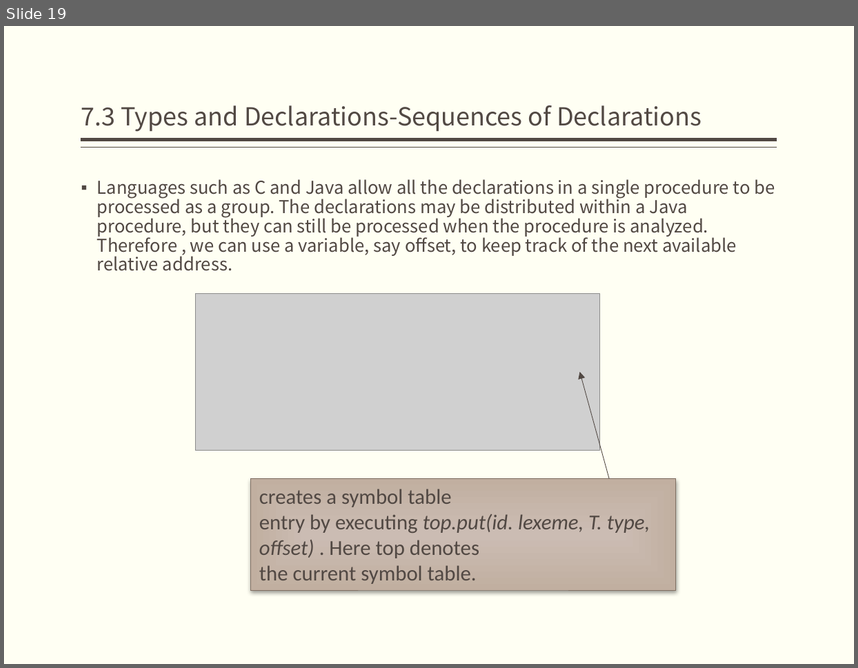
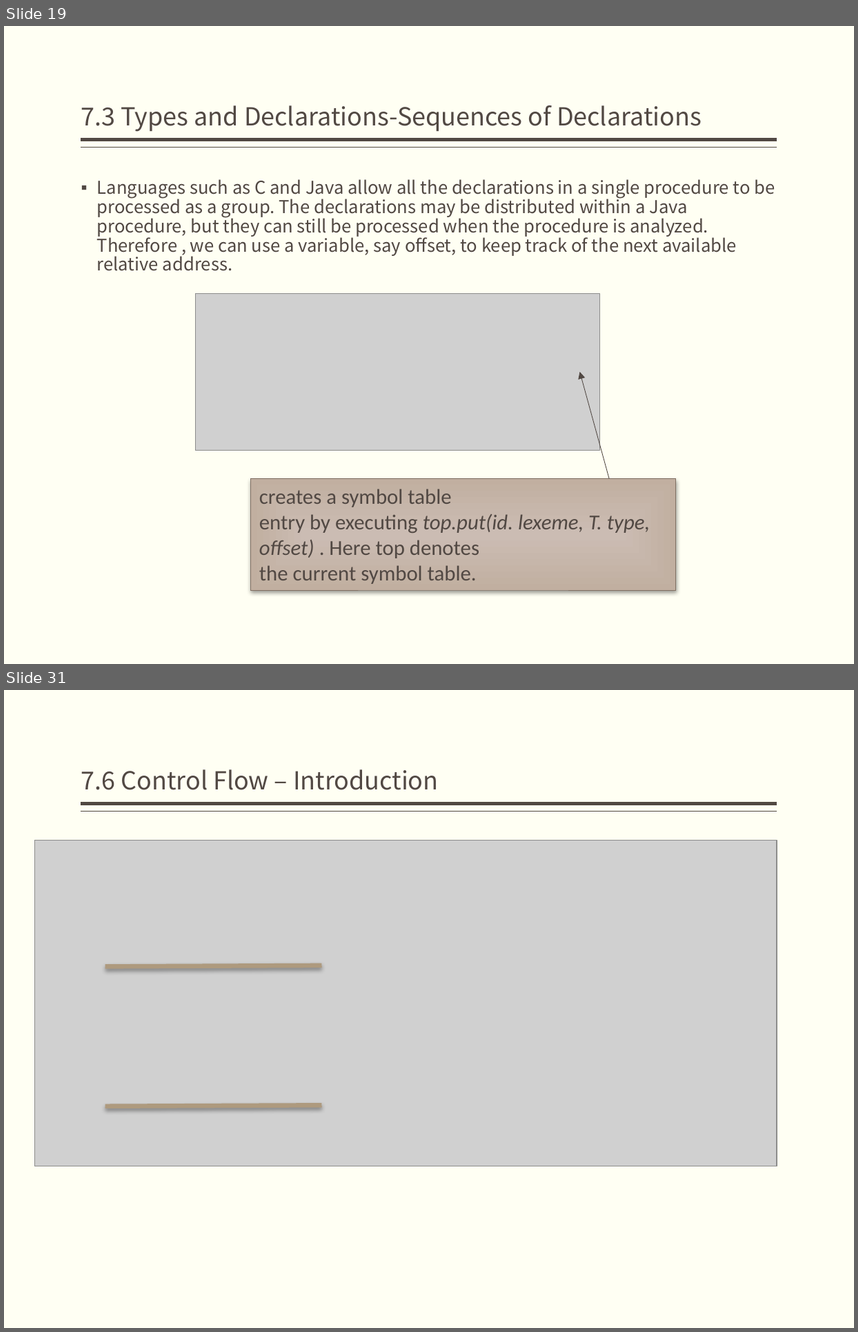
Before and after one commit to jz81/jz81.github.io, a slide deck: course/compiler/LectureNotes/(Spring2018)Lecture7.pptx. Shown one above the other, each under a label of ours: slide 19 before the commit, slides 19 and 31 after it; the slides between them are not shown. The pictures are 858x668 and 858x1332 pixels, drawn with LibreOffice and Linux fonts; fonts in the diff are those of the drawing; grey boxes stand for pictures. Boxes give left, top, right and bottom in pixels: in the first picture for what was removed or moved away, otherwise in the second. Text is boxed around its words. In the diff, an @@ line names an element or a change of style, - is before the commit and + after.

```diff
--- a/course/compiler/LectureNotes/(Spring2018)Lecture7.pptx
+++ b/course/compiler/LectureNotes/(Spring2018)Lecture7.pptx
@@ slide 31 added at <box>4,690,854,1328</box>, background #FFFFF3; not listed: 2 template elements that a slide beside it also shows @@
@@ title added at <box>81,769,439,790</box>, 21 pt, text #514843 @@
+7.6 Control Flow – Introduction
@@ picture added at <box>34,840,777,1166</box> @@
@@ line added from (105, 966) to (322, 965), #AE9A7E 3.78 pt @@
@@ line added from (105, 1105) to (322, 1105), #AE9A7E 3.78 pt @@
```
Also in this commit, not shown: 3 slides changed, 18 other slides added.
